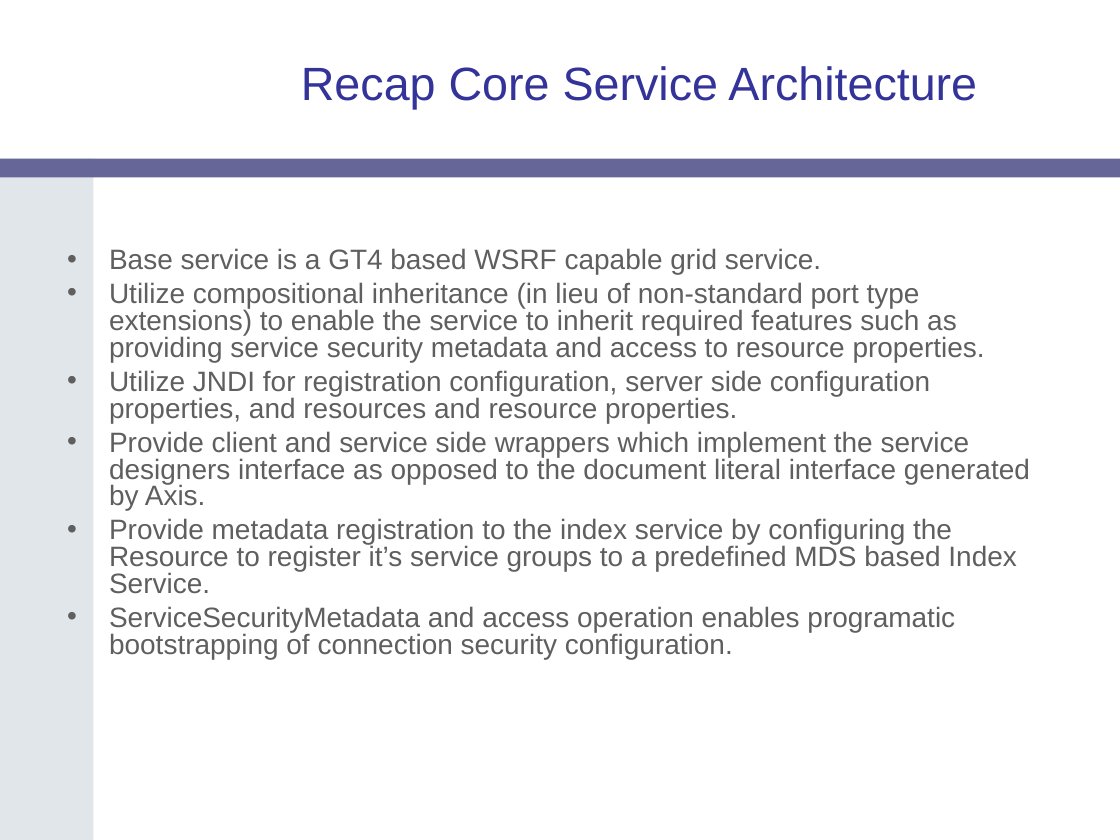
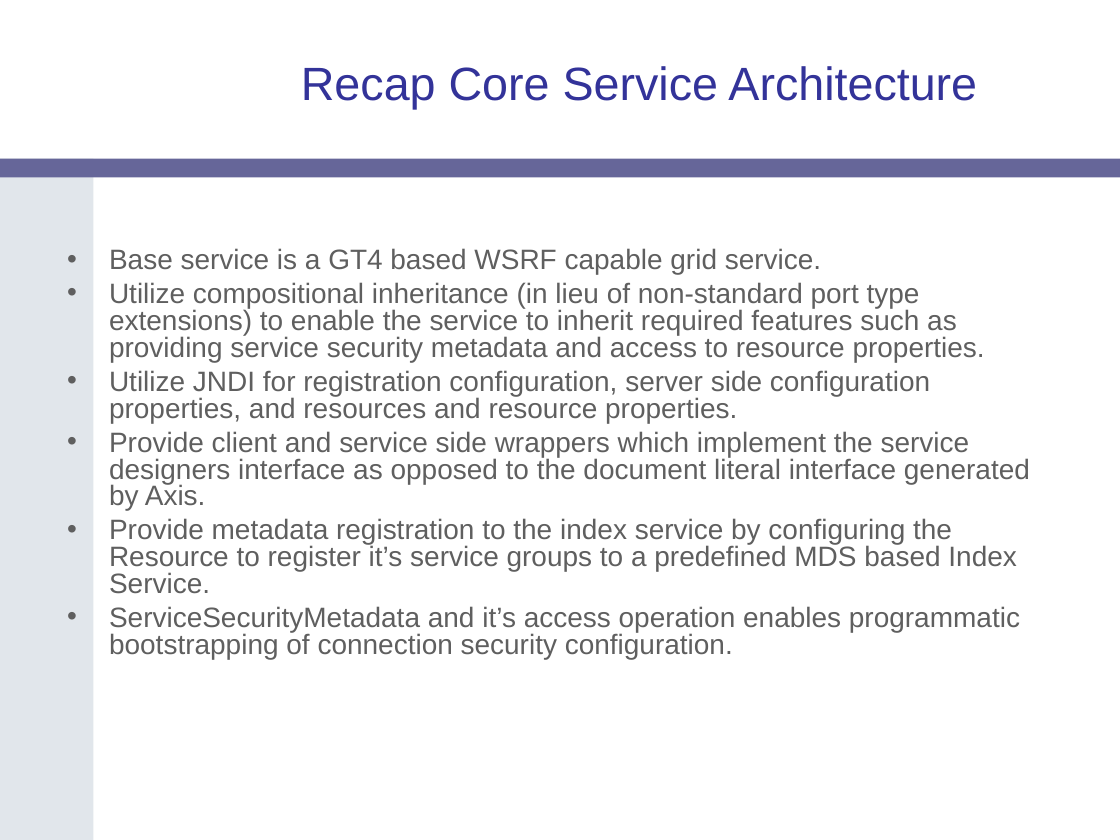
Before and after one commit to NCIP/cagrid-portal, a slide deck: slide 17 of cagrid-1-0/Documentation/presentations/introduce/Introduce-OGF19.ppt (slide 18 before the commit). Drawn at 1120x840 pixels with LibreOffice and Linux fonts; fonts in the diff are those of the drawing; background and template pictures are left out. Boxes give left, top, right and bottom in pixels: in the first picture for what was removed or moved away, otherwise in the second. Text is boxed around its words. In the diff, an @@ line names an element or a change of style, - is before the commit and + after.

```diff
--- a/cagrid-1-0/Documentation/presentations/introduce/Introduce-OGF19.ppt
+++ b/cagrid-1-0/Documentation/presentations/introduce/Introduce-OGF19.ppt
@@ text at (109,606,1020,659): text changed @@
-• ServiceSecurityMetadata and access operation enables programatic bootstrapping of connection security configuration.
+• ServiceSecurityMetadata and it’s access operation enables programmatic bootstrapping of connection security configuration.
```
Also in this commit, not shown: 4 other slides changed, 1 slide removed, 1 other file.
